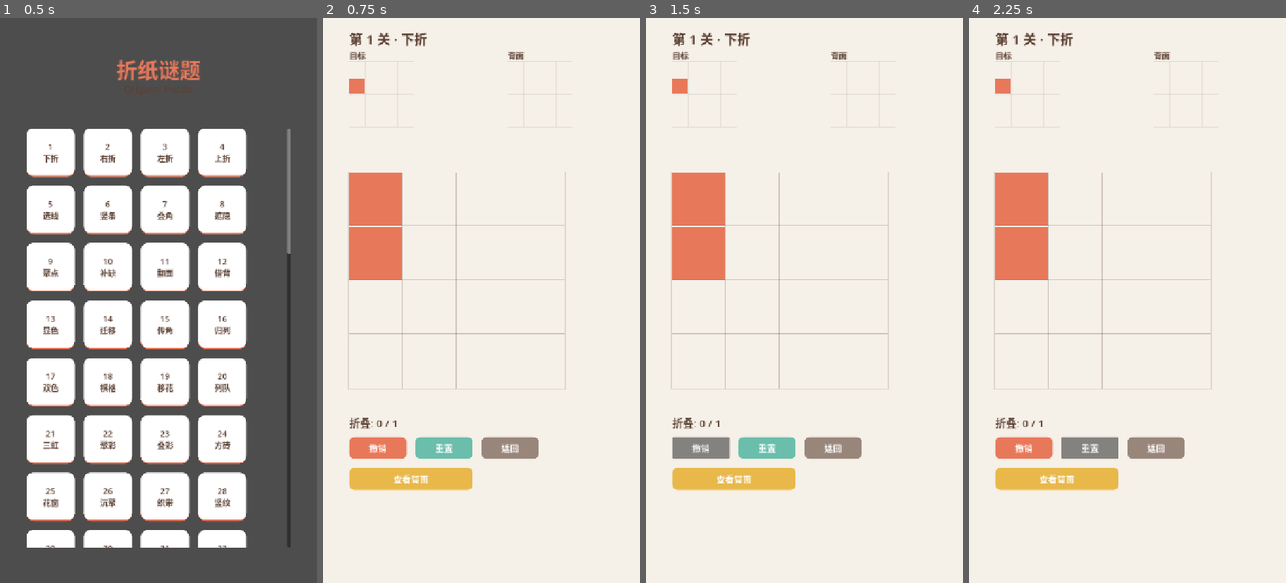
Above: before the commit, frames 1-4 (left to right).
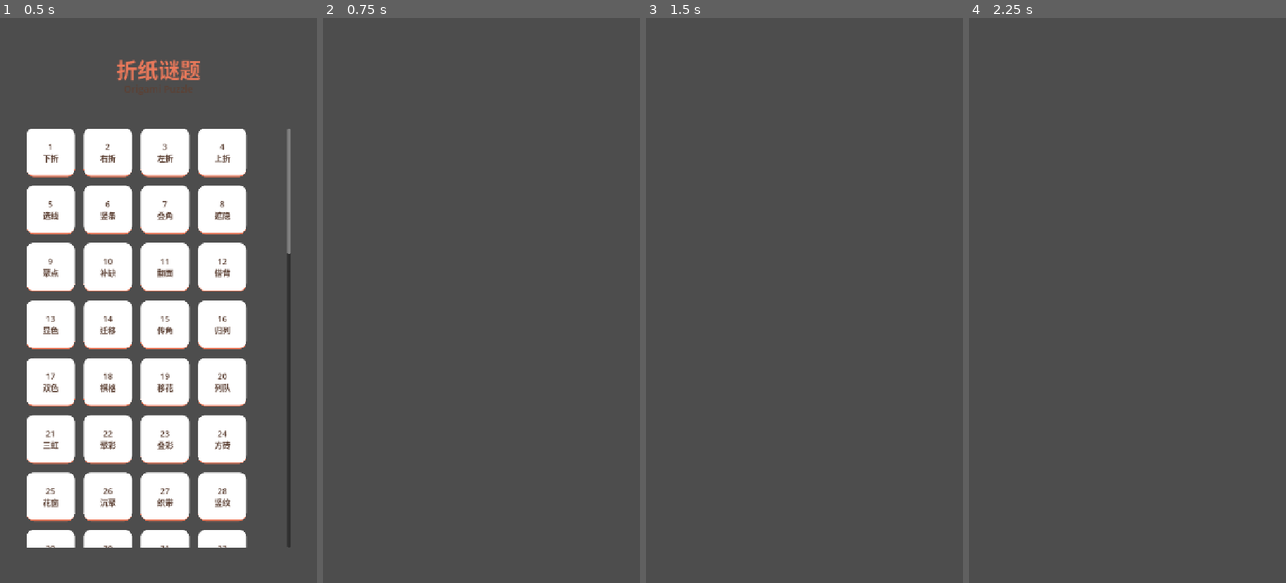
Above: after the commit, the same moments.

Repository: oscarrr112/origami-puzzle
Game: Godot game, scene res://scenes/main.tscn
Two runs of this game, one before a commit and one after it. Both use one fixed random seed, a clock stepped at 60 frames per second and the inputs below.
Inputs (mouse positions are in pixels of both pictures, inside the frame that each line leads up to):
- Up to frame 1 (0.5 s): no input
- Up to frame 2 (0.75 s): click "1 下折" at 0.5 s
- Up to frame 3 (1.5 s): click (699, 447) at 1.25 s, where only the run before the commit has a clickable "撤销"
- Up to frame 4 (2.25 s): click (1089, 447) at 2 s, where only the run before the commit has a clickable "重置"

Frame 1 is identical in both runs. In frame 2, 100% of the frame differs, in the area x 0-100%, y 0-100%; in frame 3, 100%; in frame 4, 100%.
Error after the commit: Parse Error: Cannot infer the type of "entry" variable because the value doesn't have a set type. (res://scripts/game.gd:630)

Commit message:
feat: rewrite fold interaction to edge-cell two-click system
Co-Authored-By: Claude Opus 4.6 (1M context) <noreply@anthropic.com>

Diff:
--- a/scripts/game.gd
+++ b/scripts/game.gd
@@ -11,7 +11,6 @@
 const TARGET_ORIGIN := Vector2(60, 100)
 const BACK_ORIGIN := Vector2(420, 100)
 const HUD_Y_OFFSET := 60
-const FOLD_BTN_THICKNESS := 44
 const ANIM_DURATION := 0.3
 
 const COLOR_MAP := {
@@ -26,18 +25,23 @@
 const BG_COLOR := Color("#F5F0E8")
 const TEXT_COLOR := Color("#5C4033")
 const FOLD_LINE_COLOR := Color("#5C4033", 0.25)
-const FOLD_LINE_HOVER := Color("#4A90D9", 0.8)
+const SELECTED_BORDER_COLOR := Color("#FFFFFF")
+const TARGET_GLOW_COLOR := Color("#FFD700")
 
 var model: GridModel
 var level_data: Dictionary
 var is_animating := false
 
+enum InteractionState { IDLE, SELECTED, FOLDING }
+var _state: InteractionState = InteractionState.IDLE
+var _selected_cell: Vector2i = Vector2i(-1, -1)
+var _target_map: Dictionary = {}  # {Vector2i -> Array[Dictionary]} -- target cell -> [fold_defs]
+var _highlight_nodes: Array = []  # Nodes created for glow effects
+
 var cell_rects: Array = []
 var target_rects: Array = []
 var back_rects: Array = []
-var fold_buttons: Array = []
 var fold_lines: Array = []
-var _diag_folds: Array = []  # [{def, line, p1, p2}, ...] for diagonal hit testing
 var fold_label: Label
 var win_overlay: ColorRect
 var win_panel: PanelContainer
@@ -65,9 +69,7 @@
 	cell_rects.clear()
 	target_rects.clear()
 	back_rects.clear()
-	fold_buttons.clear()
 	fold_lines.clear()
-	_diag_folds.clear()
 
 	_build_background()
 	_build_level_title()
@@ -308,59 +310,28 @@
 
 func _build_v_fold_line(fold_pos: int, total: float) -> void:
 	var x := GRID_ORIGIN.x + fold_pos * (CELL_SIZE + CELL_GAP) - CELL_GAP / 2.0 - 1
-	var line := Line2D.new()
-	line.add_point(Vector2(x, GRID_ORIGIN.y))
-	line.add_point(Vector2(x, GRID_ORIGIN.y + total))
-	line.width = 2.0
-	line.default_color = FOLD_LINE_COLOR
-	add_child(line)
-	fold_lines.append(line)
-
-	var btn := Button.new()
-	btn.flat = true
-	btn.position = Vector2(x - FOLD_BTN_THICKNESS / 2.0, GRID_ORIGIN.y - 10)
-	btn.size = Vector2(FOLD_BTN_THICKNESS, total + 20)
-	btn.mouse_default_cursor_shape = Control.CURSOR_POINTING_HAND
-	btn.mouse_filter = Control.MOUSE_FILTER_STOP
-	var def := {"type": "v", "pos": fold_pos}
-	var line_ref := line
-	btn.pressed.connect(func(): _on_fold(def))
-	btn.mouse_entered.connect(func(): line_ref.default_color = FOLD_LINE_HOVER; line_ref.width = 4.0)
-	btn.mouse_exited.connect(func(): line_ref.default_color = FOLD_LINE_COLOR; line_ref.width = 2.0)
-	add_child(btn)
-	fold_buttons.append(btn)
+	var extend := 12.0
+	_draw_dashed_line(
+		Vector2(x, GRID_ORIGIN.y - extend),
+		Vector2(x, GRID_ORIGIN.y + total + extend),
+		FOLD_LINE_COLOR, 2.0, 8.0, 6.0
+	)
 
 
 func _build_h_fold_line(fold_pos: int, total: float) -> void:
 	var y := GRID_ORIGIN.y + fold_pos * (CELL_SIZE + CELL_GAP) - CELL_GAP / 2.0 - 1
-	var line := Line2D.new()
-	line.add_point(Vector2(GRID_ORIGIN.x, y))
-	line.add_point(Vector2(GRID_ORIGIN.x + total, y))
-	line.width = 2.0
-	line.default_color = FOLD_LINE_COLOR
-	add_child(line)
-	fold_lines.append(line)
-
-	var btn := Button.new()
-	btn.flat = true
-	btn.position = Vector2(GRID_ORIGIN.x - 10, y - FOLD_BTN_THICKNESS / 2.0)
-	btn.size = Vector2(total + 20, FOLD_BTN_THICKNESS)
-	btn.mouse_default_cursor_shape = Control.CURSOR_POINTING_HAND
-	btn.mouse_filter = Control.MOUSE_FILTER_STOP
-	var def := {"type": "h", "pos": fold_pos}
-	var line_ref := line
-	btn.pressed.connect(func(): _on_fold(def))
-	btn.mouse_entered.connect(func(): line_ref.default_color = FOLD_LINE_HOVER; line_ref.width = 4.0)
-	btn.mouse_exited.connect(func(): line_ref.default_color = FOLD_LINE_COLOR; line_ref.width = 2.0)
-	add_child(btn)
-	fold_buttons.append(btn)
+	var extend := 12.0
+	_draw_dashed_line(
+		Vector2(GRID_ORIGIN.x - extend, y),
+		Vector2(GRID_ORIGIN.x + total + extend, y),
+		FOLD_LINE_COLOR, 2.0, 8.0, 6.0
+	)
 
 
 func _build_diagonal_fold_line(fold_type: String, offset: int, _total: float) -> void:
 	var is_bs := (fold_type == "d_bs")
 	var s := model.size
 
-	# Find first and last cell on the fold line
 	var first_cell := Vector2i(-1, -1)
 	var last_cell := Vector2i(-1, -1)
 	for row in range(s):
@@ -384,30 +355,29 @@
 		p1 = _cell_pos(first_cell.x, first_cell.y) + Vector2(CELL_SIZE, 0)
 		p2 = _cell_pos(last_cell.x, last_cell.y) + Vector2(0, CELL_SIZE)
 
-	var line := Line2D.new()
-	line.add_point(p1)
-	line.add_point(p2)
-	line.width = 2.0
-	line.default_color = FOLD_LINE_COLOR
-	line.z_index = 10
-	add_child(line)
-	fold_lines.append(line)
-
-	var def := {"type": fold_type, "offset": offset}
-	_diag_folds.append({"def": def, "line": line, "p1": p1, "p2": p2})
-
-	# Visible indicator circles at endpoints
-	for pt in [p1, p2]:
-		var indicator := Polygon2D.new()
-		var circle_pts := PackedVector2Array()
-		var radius := 8.0
-		for j in range(12):
-			var angle := j * TAU / 12.0
-			circle_pts.append(pt + Vector2(cos(angle), sin(angle)) * radius)
-		indicator.polygon = circle_pts
-		indicator.color = FOLD_LINE_COLOR
-		indicator.z_index = 10
-		add_child(indicator)
+	# Extend beyond grid
+	var dir := (p2 - p1).normalized()
+	p1 -= dir * 12.0
+	p2 += dir * 12.0
+
+	_draw_dashed_line(p1, p2, FOLD_LINE_COLOR, 2.0, 8.0, 6.0)
+
+
+func _draw_dashed_line(p1: Vector2, p2: Vector2, color: Color, width: float, dash: float, gap: float) -> void:
+	var dir := (p2 - p1).normalized()
+	var total_len := p1.distance_to(p2)
+	var pos := 0.0
+	while pos < total_len:
+		var dash_end := minf(pos + dash, total_len)
+		var line := Line2D.new()
+		line.add_point(p1 + dir * pos)
+		line.add_point(p1 + dir * dash_end)
+		line.width = width
+		line.default_color = color
+		line.z_index = 1
+		add_child(line)
+		fold_lines.append(line)
+		pos += dash + gap
 
 
 func _build_hud() -> void:
@@ -573,44 +543,122 @@
 	add_child(win_panel)
 
 
-static func _point_dist_to_segment(point: Vector2, p1: Vector2, p2: Vector2) -> float:
-	var line_vec := p2 - p1
-	var len_sq := line_vec.length_squared()
-	if len_sq < 0.001:
-		return point.distance_to(p1)
-	var t: float = clamp((point - p1).dot(line_vec) / len_sq, 0.0, 1.0)
-	return point.distance_to(p1 + line_vec * t)
-
-
 func _input(event: InputEvent) -> void:
-	if _diag_folds.is_empty():
+	if not (event is InputEventMouseButton):
 		return
-	if event is InputEventMouseMotion:
-		var mm := event as InputEventMouseMotion
-		for d in _diag_folds:
-			var near := _point_dist_to_segment(mm.position, d["p1"], d["p2"]) <= FOLD_BTN_THICKNESS / 2.0
-			var line: Line2D = d["line"]
-			line.default_color = FOLD_LINE_HOVER if near else FOLD_LINE_COLOR
-			line.width = 4.0 if near else 2.0
-	elif event is InputEventMouseButton:
-		var mb := event as InputEventMouseButton
-		if mb.pressed and mb.button_index == MOUSE_BUTTON_LEFT:
-			var best_d: Dictionary = {}
-			var best_dist := FOLD_BTN_THICKNESS / 2.0
-			for d in _diag_folds:
-				var dist := _point_dist_to_segment(mb.position, d["p1"], d["p2"])
-				if dist < best_dist:
-					best_dist = dist
-					best_d = d
-			if not best_d.is_empty():
-				_on_fold(best_d["def"])
-				get_viewport().set_input_as_handled()
-
-
-func _on_fold(fold_def: Dictionary) -> void:
+	var mb := event as InputEventMouseButton
+	if not mb.pressed or mb.button_index != MOUSE_BUTTON_LEFT:
+		return
 	if is_animating or not model.can_fold():
 		return
-	var result := model.fold(fold_def)
+
+	var cell := _pos_to_cell(mb.position)
+
+	match _state:
+		InteractionState.IDLE:
+			if cell.x >= 0 and _is_valid_edge_cell(cell.y, cell.x):
+				_select_cell(cell)
+				get_viewport().set_input_as_handled()
+		InteractionState.SELECTED:
+			if cell == _selected_cell:
+				_cancel_selection()
+				get_viewport().set_input_as_handled()
+			elif _target_map.has(cell):
+				var fold_defs: Array = _target_map[cell]
+				_cancel_selection()
+				_on_fold_with_side(fold_defs[0])
+				get_viewport().set_input_as_handled()
+			else:
+				_cancel_selection()
+				get_viewport().set_input_as_handled()
+
+
+## Convert screen position to grid cell coordinates. Returns (-1,-1) if invalid.
+func _pos_to_cell(pos: Vector2) -> Vector2i:
+	var local := pos - GRID_ORIGIN
+	if local.x < 0 or local.y < 0:
+		return Vector2i(-1, -1)
+	var step := float(CELL_SIZE + CELL_GAP)
+	var col := int(local.x / step)
+	var row := int(local.y / step)
+	if col >= model.size or row >= model.size:
+		return Vector2i(-1, -1)
+	# Check click is within cell, not in gap
+	var local_x := local.x - col * step
+	var local_y := local.y - row * step
+	if local_x > CELL_SIZE or local_y > CELL_SIZE:
+		return Vector2i(-1, -1)
+	return Vector2i(col, row)
+
+
+## Check if cell is a non-empty edge cell that can be folded.
+func _is_valid_edge_cell(row: int, col: int) -> bool:
+	if GridModel.is_empty_cell(model.front[row][col]):
+		return false
+	# Check if on visual edge (grid boundary or adjacent to empty)
+	var on_edge := false
+	if row == 0 or row == model.size - 1 or col == 0 or col == model.size - 1:
+		on_edge = true
+	else:
+		if GridModel.is_empty_cell(model.front[row - 1][col]):
+			on_edge = true
+		elif GridModel.is_empty_cell(model.front[row + 1][col]):
+			on_edge = true
+		elif GridModel.is_empty_cell(model.front[row][col - 1]):
+			on_edge = true
+		elif GridModel.is_empty_cell(model.front[row][col + 1]):
+			on_edge = true
+	if not on_edge:
+		return false
+	# Check if at least one fold line affects this cell
+	for fold_def in model.available_folds:
+		if GridModel.is_foldable_side(fold_def, row, col, model.size):
+			return true
+	return false
+
+
+## Compute all reachable target positions for a cell.
+func _compute_targets(row: int, col: int) -> Dictionary:
+	var targets := {}
+	for fold_def in model.available_folds:
+		if not GridModel.is_foldable_side(fold_def, row, col, model.size):
+			continue
+		var mirror := GridModel.get_mirror_pos(fold_def, row, col, model.size)
+		if mirror == Vector2i(-1, -1):
+			continue
+		var side := GridModel.get_fold_side(fold_def, row, col, model.size)
+		var entry := fold_def.duplicate()
+		entry["_force_side"] = side
+		if not targets.has(mirror):
+			targets[mirror] = []
+		targets[mirror].append(entry)
+	return targets
+
+
+func _select_cell(cell: Vector2i) -> void:
+	_selected_cell = cell
+	_target_map = _compute_targets(cell.y, cell.x)
+	_state = InteractionState.SELECTED
+	_draw_highlights()
+
+
+func _cancel_selection() -> void:
+	_selected_cell = Vector2i(-1, -1)
+	_target_map.clear()
+	_state = InteractionState.IDLE
+	_clear_highlights()
+
+
+func _on_fold_with_side(fold_def_with_side: Dictionary) -> void:
+	var force_side: int = fold_def_with_side.get("_force_side", -1)
+	var fold_def := {}
+	for key in fold_def_with_side:
+		if not key.begins_with("_"):
+			fold_def[key] = fold_def_with_side[key]
+
+	if is_animating or not model.can_fold():
+		return
+	var result := model.fold(fold_def, force_side)
 	if result.is_empty():
 		return
 	_animate_fold(result)
@@ -618,7 +666,7 @@
 
 func _animate_fold(fold_data: Dictionary) -> void:
 	is_animating = true
-	_set_fold_buttons_enabled(false)
+	_state = InteractionState.FOLDING
 
 	var fold_type: String = fold_data["type"]
 	match fold_type:
@@ -629,7 +677,7 @@
 
 	_refresh_grid()
 	_update_fold_label()
-	_set_fold_buttons_enabled(true)
+	_state = InteractionState.IDLE
 	is_animating = false
 
 	if model.check_win():
@@ -803,11 +851,6 @@
 			cell_node.get_node(qname).modulate.a = 1.0
 
 
-func _set_fold_buttons_enabled(enabled: bool) -> void:
-	for btn in fold_buttons:
-		btn.disabled = not enabled
-
-
 func _refresh_grid() -> void:
 	var s := model.size
 	for row in range(s):
@@ -825,6 +868,8 @@
 func _on_undo() -> void:
 	if is_animating:
 		return
+	if _state == InteractionState.SELECTED:
+		_cancel_selection()
 	model.undo()
 	_refresh_grid()
 	_update_fold_label()
@@ -833,6 +878,8 @@
 func _on_reset() -> void:
 	if is_animating:
 		return
+	if _state == InteractionState.SELECTED:
+		_cancel_selection()
 	model.reset()
 	_refresh_grid()
 	_update_fold_label()
@@ -865,3 +912,61 @@
 func _show_win() -> void:
 	win_overlay.visible = true
 	win_panel.visible = true
+
+
+func _draw_highlights() -> void:
+	_clear_highlights()
+	# Selected cell -- white border
+	var sel_pos := _cell_pos(_selected_cell.x, _selected_cell.y)
+	var sel_border := ReferenceRect.new()
+	sel_border.position = sel_pos - Vector2(2, 2)
+	sel_border.size = Vector2(CELL_SIZE + 4, CELL_SIZE + 4)
+	sel_border.border_color = SELECTED_BORDER_COLOR
+	sel_border.border_width = 3.0
+	sel_border.editor_only = false
+	sel_border.z_index = 20
+	add_child(sel_border)
+	_highlight_nodes.append(sel_border)
+
+	# Target cells -- gold glow border with pulse
+	for target_cell in _target_map.keys():
+		var tgt_pos := _cell_pos(target_cell.x, target_cell.y)
+
+		# Outer glow (wider, semi-transparent)
+		var glow := ReferenceRect.new()
+		glow.position = tgt_pos - Vector2(4, 4)
+		glow.size = Vector2(CELL_SIZE + 8, CELL_SIZE + 8)
+		glow.border_color = Color(TARGET_GLOW_COLOR, 0.4)
+		glow.border_width = 5.0
+		glow.editor_only = false
+		glow.z_index = 19
+		add_child(glow)
+		_highlight_nodes.append(glow)
+
+		# Inner border
+		var border := ReferenceRect.new()
+		border.position = tgt_pos - Vector2(2, 2)
+		border.size = Vector2(CELL_SIZE + 4, CELL_SIZE + 4)
+		border.border_color = TARGET_GLOW_COLOR
+		border.border_width = 3.0
+		border.editor_only = false
+		border.z_index = 20
+		add_child(border)
+		_highlight_nodes.append(border)
+
+		# Pulse animation -- use node-owned tweens so they auto-stop on queue_free()
+		var tween := border.create_tween()
+		tween.set_loops()
+		tween.tween_property(border, "border_color:a", 0.4, 0.75)
+		tween.tween_property(border, "border_color:a", 1.0, 0.75)
+		var tween2 := glow.create_tween()
+		tween2.set_loops()
+		tween2.tween_property(glow, "border_color:a", 0.15, 0.75)
+		tween2.tween_property(glow, "border_color:a", 0.4, 0.75)
+
+
+func _clear_highlights() -> void:
+	for node in _highlight_nodes:
+		if is_instance_valid(node):
+			node.queue_free()
+	_highlight_nodes.clear()
